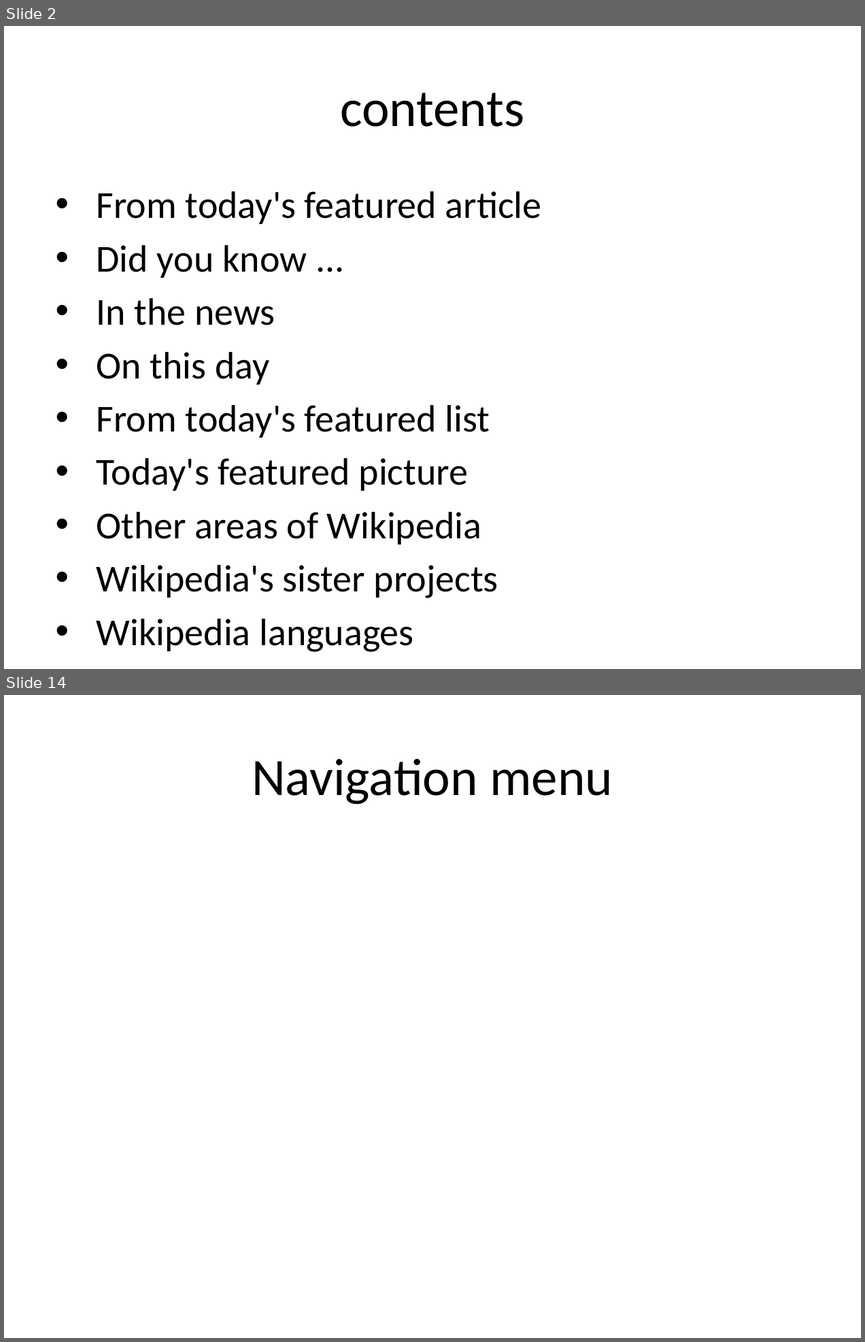
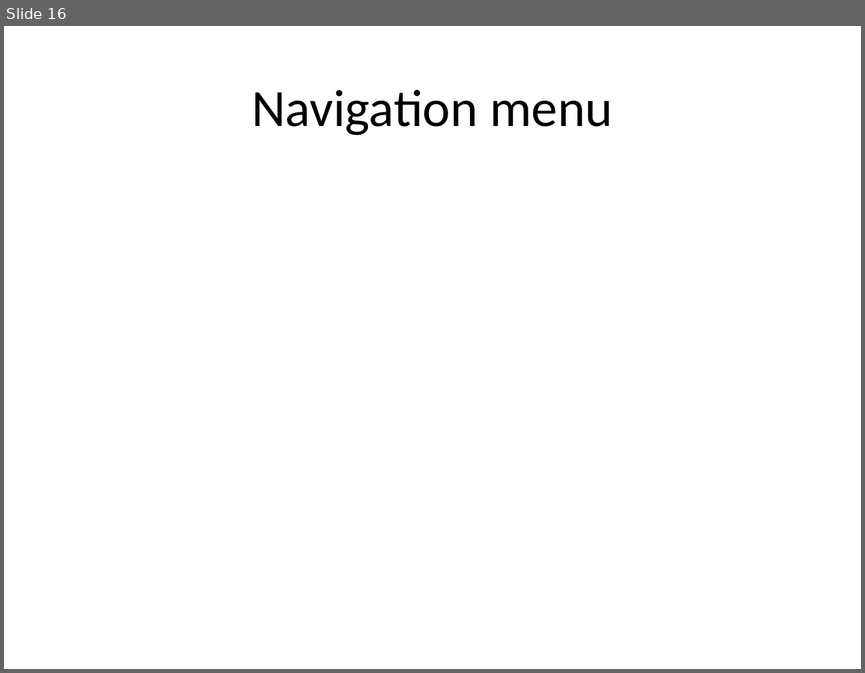
Before and after one commit to eppisai/Uplift---Smart-educational-Platform, a slide deck: AutoPPT-main/AutoPPT-main/something.pptx. Shown one above the other, each under a label of ours: slides 2 and 14 before the commit, slide 16 after it; the slides between them are not shown. The pictures are 865x1342 and 865x673 pixels, drawn with LibreOffice and Linux fonts; fonts in the diff are those of the drawing. Boxes give left, top, right and bottom in pixels: in the first picture for what was removed or moved away, otherwise in the second. Text is boxed around its words. In the diff, an @@ line names an element or a change of style, - is before the commit and + after.

```diff
--- a/AutoPPT-main/AutoPPT-main/something.pptx
+++ b/AutoPPT-main/AutoPPT-main/something.pptx
@@ slide 2 removed at (4, 26, 861, 669), background #FFFFFF @@
@@ title removed at (340, 93, 524, 127) @@
-contents
@@ text removed at (96, 191, 542, 598) @@
-• From today's featured article
-• Did you know ...
-• In the news
-• On this day
-• From today's featured list
-• Today's featured picture
-• Other areas of Wikipedia
-• Wikipedia's sister projects
-• Wikipedia languages
@@ what was slide 14 is now slide 16 @@
```
Also in this commit, not shown: 2 slides changed, 13 slides added, 11 other slides removed, 10 other files.
